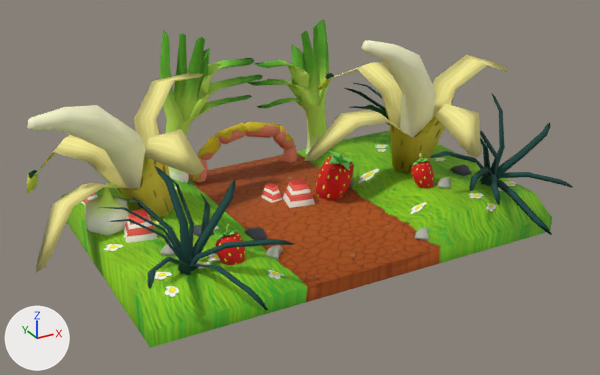
A saved change to the FBX model Assets/Meshes/Mesh_opérationnel/D_block_07.FBX.
One viewpoint serves both versions: a 50 mm lens placed at (-7.94, -14.45, 7.7), pointed at (-0.26, -0.48, 0.72). Arrows for +X, +Y and +Z are at lower left; the lights stay in place. Where no turn or scale is listed for an object, it has been applied to the vertices. Vertices at the same position are counted once.

The older version as bpy lines, for what is in view:
```python
me_mesh = bpy.data.meshes.new('Mesh')
me_mesh.from_pydata(...)  # 2718 vertices, 4590 faces; spans x -5.74..5.69, y -3.81..3.53, z -0.34..3.66
# faces by material slot: [42, 4128, 420]
me_mesh.materials.append(mat_material__26)  # picture img_sol_2_v2_png
me_mesh.materials.append(mat_material__25)  # picture img_atlasbase_tga
me_mesh.materials.append(mat_lardonlambert3sg)  # picture img_atlasbase_psd
ob_sol = bpy.data.objects.new('sol', me_mesh)
ob_sol.location = (0.0, 0.0, 0.0)
```
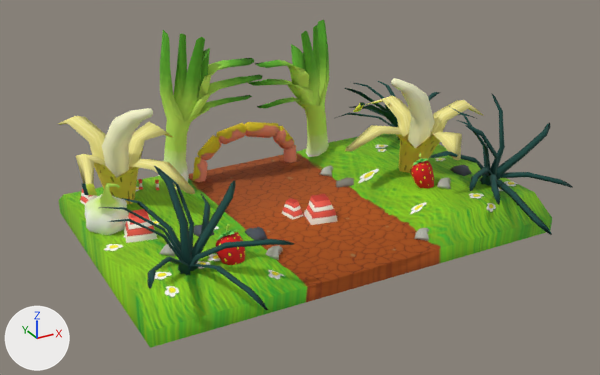
Boxes (x1, y1, x2, y2) around the edits, measured in the pictures (600 x 375 px; the box of a moved part takes in the faces that stretch with it):
'sol', reshaped
    before: (27, 20, 573, 348)
    after: (58, 20, 573, 348)
part 1 of me_mesh, moved or reshaped
    before: (282, 178, 315, 208)
    after: (303, 194, 338, 225)
part 2 of me_mesh, moved or reshaped
    before: (262, 183, 282, 203)
    after: (281, 198, 303, 220)
part 3 of me_mesh, moved or reshaped
    before: (361, 40, 437, 138)
    after: (391, 78, 435, 149)
part 4 of me_mesh, rebuilt (32% narrower, 35% shorter)
    before: (304, 55, 510, 174)
    after: (345, 96, 484, 173)
part 5 of me_mesh, added (yellow)
    after: (58, 116, 195, 204)
part 6 of me_mesh, added (beige)
    after: (102, 108, 153, 178)
part 7 of me_mesh, deleted (red)
    before: (315, 151, 354, 200)
part 8 of me_mesh, deleted (beige)
    before: (27, 72, 205, 273)

Diff of the bpy script that builds the scene:
```diff
--- a/Assets/Meshes/Mesh_opérationnel/D_block_07.FBX.py
+++ b/Assets/Meshes/Mesh_opérationnel/D_block_07.FBX.py
@@ mat_material__25_001 @@
+mat_material__25_001 = principled_material('Material #25.001')
+mat_material__25_001.texture = img_atlasbase_tga
+mat_material__25_001.roughness = 0.859
@@ me_mesh @@
 # used by ob_sol; location = (0.0, 0.0, 0.0)
-me_mesh.from_pydata(...)  # 2718 vertices, 4590 faces; spans x -5.74..5.69, y -3.81..3.53, z -0.34..3.66
+me_mesh.from_pydata(...)  # 2580 vertices, 4334 faces; spans x -4.81..5.69, y -3.81..3.53, z -0.34..3.66
+# me_mesh part 1: the loose piece of 12 vertices spanning x -0.2..0.51, y 0.0..0.68, z -0.04..0.46 is moved by (0.0, -0.97, 0.0)
+# me_mesh part 2: the loose piece of 8 vertices spanning x -0.48..-0.11, y 0.54..0.99, z -0.04..0.32 is moved by (0.0, -0.97, 0.0)
+# me_mesh part 3: the loose piece of 41 vertices spanning x 1.33..3.29, y -0.55..0.28, z 1.0..3.58 is multiplied about its middle by the matrix ((0.668, 0.007, 0.113), (-0.01, 0.678, 0.016), (-0.113, -0.018, 0.668)), then moved by (0.4, 0.03, -0.62), in mat_material__25_001 (picture img_atlasbase_tga)
+# me_mesh part 4: the loose piece of 82 vertices spanning x 0.06..5.41, y -2.49..2.35, z 0.06..2.81 is rebuilt with 82 vertices and now spans x 1.07..4.8, y -1.72..1.58, z 0.09..1.85, in mat_material__25_001 (picture img_atlasbase_tga)
+# me_mesh part 5: a new loose piece of 82 vertices spanning x -4.58..-2.0, y -0.14..3.03, z 0.14..2.05, in mat_material__25_001 (picture img_atlasbase_tga)
+# me_mesh part 6: a new loose piece of 41 vertices spanning x -3.78..-2.91, y 0.61..1.8, z 0.79..2.55, in mat_material__25_001 (picture img_atlasbase_tga)
+# me_mesh part 7: 6 loose pieces with 138 vertices, spanning x 0.63..1.61, y -0.24..0.81, z -0.31..1.07, are deleted
+# me_mesh part 8
+# 123 vertices are removed from x -5.74..-1.38, y -1.44..2.74, z -0.2..2.89
+# 222 faces are deleted
 me_mesh.materials.append(mat_material__26)
@@ me_mesh @@
 me_mesh.materials.append(mat_lardonlambert3sg)
+me_mesh.materials.append(mat_material__25_001)  # picture img_atlasbase_tga
```
